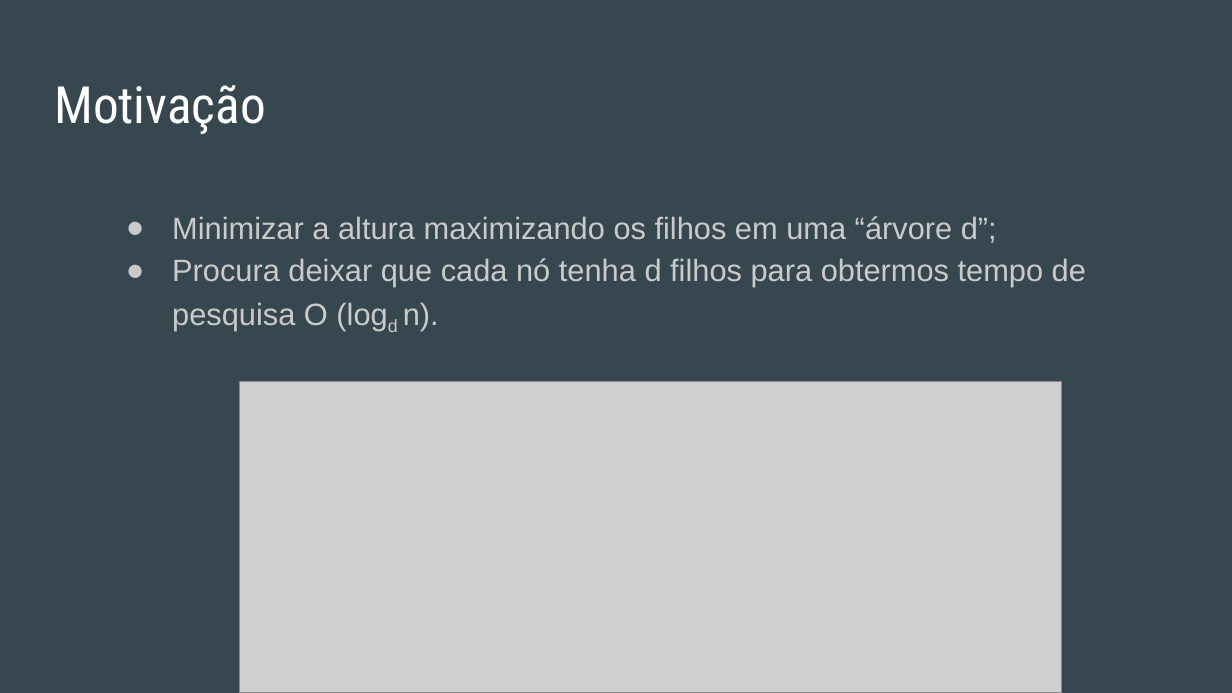
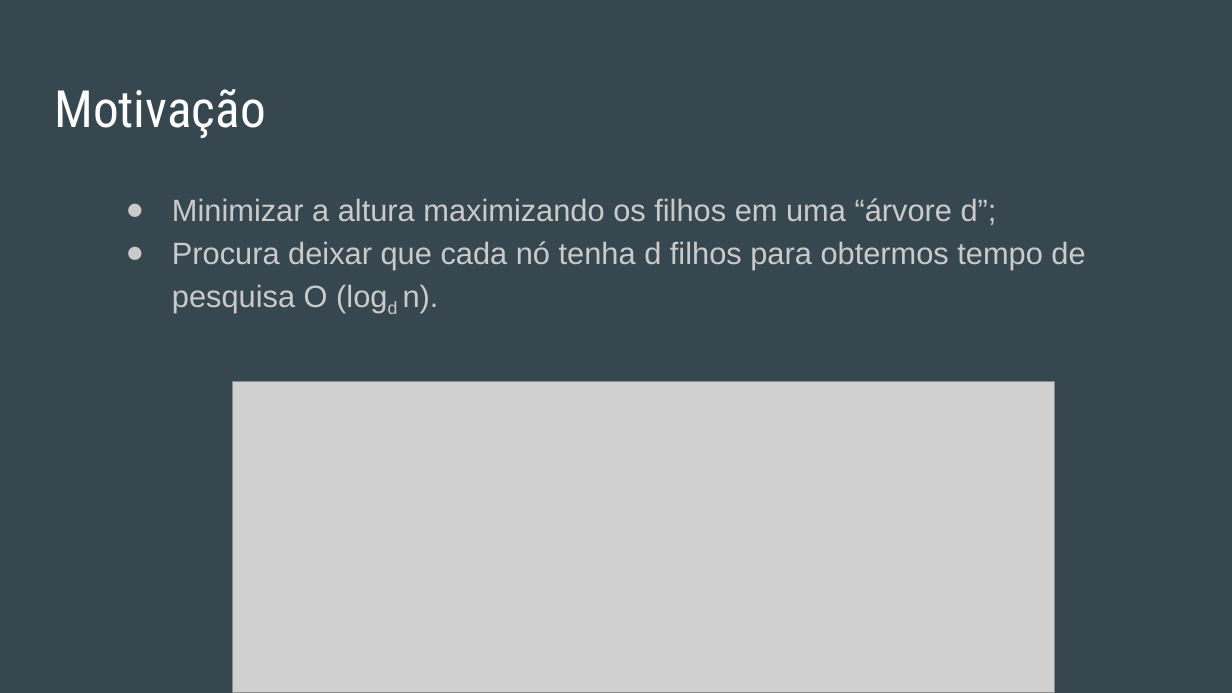
Before and after one commit to OsOperadores/ProjetoP2, a slide deck: slide 2 of Árvore 2-3-4/Árvore 2-3-4.pptx. Drawn at 1232x693 pixels with LibreOffice and Linux fonts; fonts in the diff are those of the drawing; grey boxes stand for pictures. Boxes give left, top, right and bottom in pixels: in the first picture for what was removed or moved away, otherwise in the second. Text is boxed around its words. In the diff, an @@ line names an element or a change of style, - is before the commit and + after.

```diff
--- a/Árvore 2-3-4/Árvore 2-3-4.pptx
+++ b/Árvore 2-3-4/Árvore 2-3-4.pptx
@@ title "Motivação": place and size @@
-title "Motivação" at bbox=[54, 85, 265, 134]
+title "Motivação" at bbox=[54, 89, 265, 138]
@@ text "Minimizar a altura maximizando os ...": place and size @@
-text "Minimizar a altura maximizando os ..." at bbox=[172, 216, 1086, 330]
+text "Minimizar a altura maximizando os ..." at bbox=[172, 198, 1085, 312]
@@ picture: place and size @@
-picture at bbox=[239, 382, 1061, 693]
+picture at bbox=[233, 382, 1055, 693]
```
Also in this commit, not shown: 10 other slides changed, 3 slides added, 1 slide removed.
